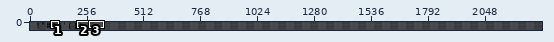
File history of a pixel-art file, assets/simplefont.aseprite. The picture above shows the old version from afar; the outline marks the close-up.
Close-up. The starting point:
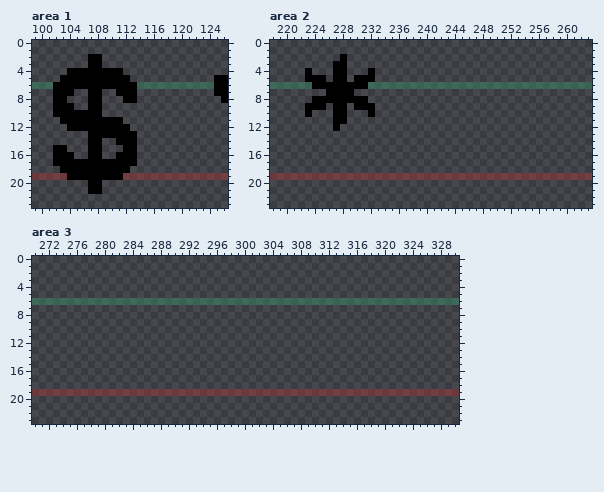
2304x24 pixels, 1 frame. Shown: area 1: x 99..126, y 0..23; area 2: x 218..263, y 0..23; area 3: x 270..330, y 0..23. The commit also changed other parts of the picture, which this record leaves out.
Now the later version:
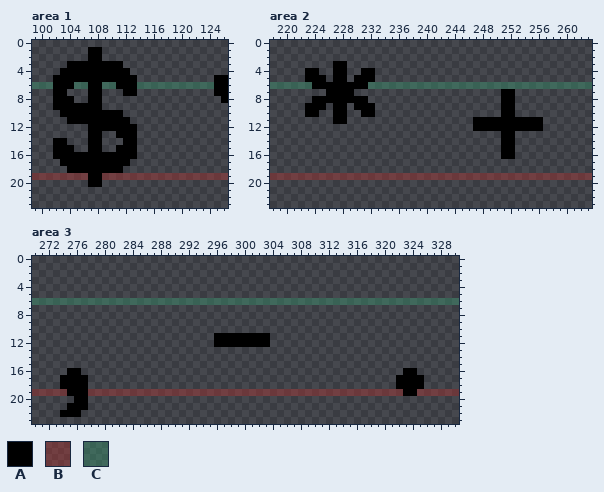
Palette (. is transparent): A #000000  B #ac32326e  C #37946e6e
Change:
--- area 1, layer "Layer 2"
@@ x 100..115 @@
  0 ................
- 1 ................
+ 1 .......AA.......
  2 .......AA.......
- 3 .......AA.......
- 4 ....AAAAAAAA....
- 5 ...AAAAAAAAAA...
- 6 CCAAAAAAAAAAAACC
- 7 ..AAA..AA..AAA..
- 8 ..AA...AA...AA..
- 9 ..AAA..AA.......
-10 ..AAAAAAA.......
-11 ...AAAAAAAAA....
-12 ....AAAAAAAAA...
-13 .......AAAAAAA..
-14 .......AA..AAA..
-15 ..AA...AA...AA..
-16 ..AAA..AA..AAA..
-17 ..AAAAAAAAAAAA..
-18 ...AAAAAAAAAA...
-19 BBBBAAAAAAAABBBB
+ 3 ....AAAAAAAA....
+ 4 ...AAAAAAAAAA...
+ 5 ..AAAAAAAAAAAA..
+ 6 CCAAACCAACCAAACC
+ 7 ..AA...AA...AA..
+ 8 ..AAA..AA.......
+ 9 ..AAAAAAA.......
+10 ...AAAAAAAAA....
+11 ....AAAAAAAAA...
+12 .......AAAAAAA..
+13 .......AA..AAA..
+14 ..AA...AA...AA..
+15 ..AAA..AA..AAA..
+16 ..AAAAAAAAAAAA..
+17 ...AAAAAAAAAA...
+18 ....AAAAAAAA....
+19 BBBBBBBAABBBBBBB
 20 .......AA.......
-21 .......AA.......
+21 ................
 22 ................
--- area 2, layer "Layer 2"
@@ x 218..263 @@
  1 ..............................................
- 2 ..........A...................................
+ 2 ..............................................
  3 .........AA...................................
- 4 .....A...AA...A...............................
+ 4 .....AA..AA..AA...............................
  5 .....AAA.AA.AAA...............................
  6 CCCCCCAAAAAAAACCCCCCCCCCCCCCCCCCCCCCCCCCCCCCCC
- 7 ........AAAA..................................
- 8 ......AAAAAAAA................................
- 9 .....AAA.AA.AAA...............................
-10 .....A...AA...A...............................
-11 .........AA...................................
-12 .........A....................................
-13 ..............................................
-14 ..............................................
-15 ..............................................
-16 ..............................................
+ 7 ........AAAA.....................AA...........
+ 8 ......AAAAAAAA...................AA...........
+ 9 .....AAA.AA.AAA..................AA...........
+10 .....AA..AA..AA..................AA...........
+11 .........AA..................AAAAAAAAAA.......
+12 .............................AAAAAAAAAA.......
+13 .................................AA...........
+14 .................................AA...........
+15 .................................AA...........
+16 .................................AA...........
 17 ..............................................
--- area 3, layer "Layer 2"
@@ x 294..305 @@
 10 ............
-11 ............
-12 ............
+11 ..AAAAAAAA..
+12 ..AAAAAAAA..
 13 ............
@@ x 270..330 @@
 15 .............................................................
-16 .............................................................
-17 .............................................................
-18 .............................................................
-19 BBBBBBBBBBBBBBBBBBBBBBBBBBBBBBBBBBBBBBBBBBBBBBBBBBBBBBBBBBBBB
-20 .............................................................
-21 .............................................................
-22 .............................................................
+16 .....AA..............................................AA......
+17 ....AAAA............................................AAAA.....
+18 ....AAAA............................................AAAA.....
+19 BBBBBAAABBBBBBBBBBBBBBBBBBBBBBBBBBBBBBBBBBBBBBBBBBBBBAABBBBBB
+20 ......AA.....................................................
+21 .....AAA.....................................................
+22 ....AAA......................................................
 23 .............................................................
Changed places in both close-ups, as pixel boxes (x1, y1, x2, y2):
changed: (53, 47, 137, 194)
changed: (312, 54, 368, 75)
added: (473, 89, 543, 159)
changed: (312, 110, 368, 131)
added: (214, 333, 270, 347)
changed: (60, 368, 88, 417)
changed: (396, 368, 424, 396)
